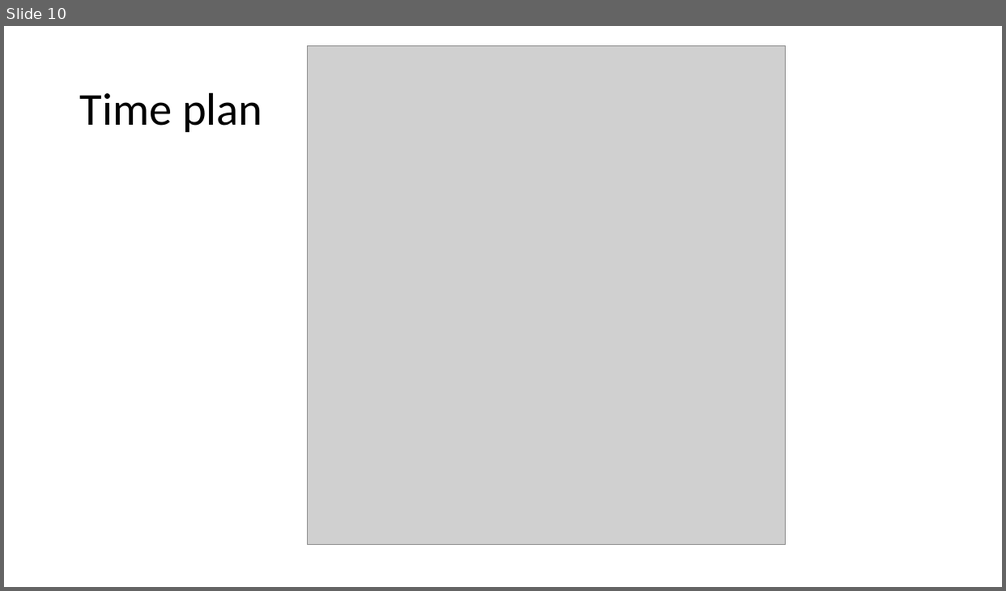
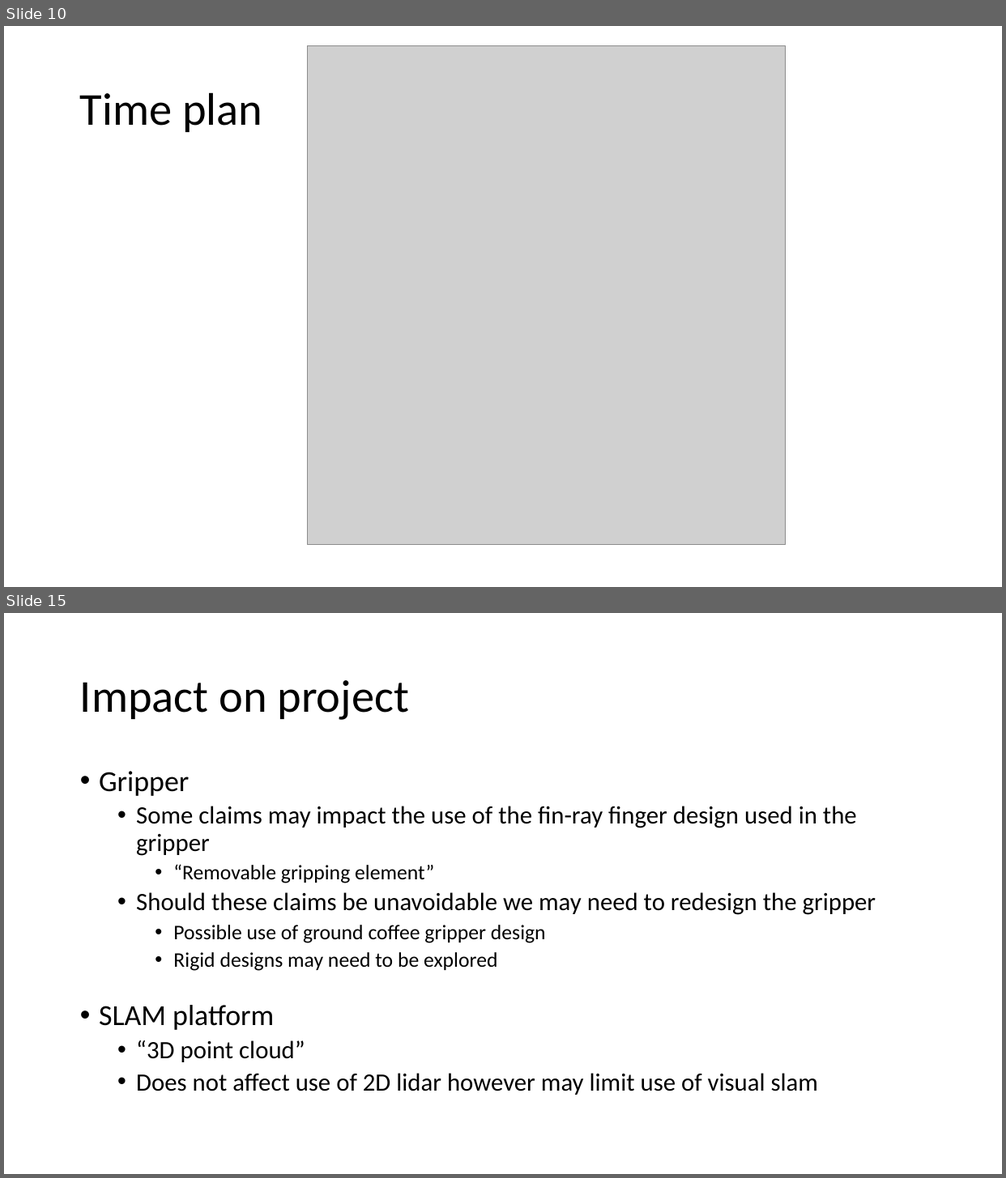
Before and after one commit to PROJ515/PROJ515-documentation, a slide deck: IP and exec plan presentation/IP-execc-plan-presentation.pptx. Shown one above the other, each under a label of ours: slide 10 before the commit, slides 10 and 15 after it; the slides between them are not shown. The pictures are 1006x591 and 1006x1178 pixels, drawn with LibreOffice and Linux fonts; fonts in the diff are those of the drawing; grey boxes stand for pictures. Boxes give left, top, right and bottom in pixels: in the first picture for what was removed or moved away, otherwise in the second. Text is boxed around its words. In the diff, an @@ line names an element or a change of style, - is before the commit and + after.

```diff
--- a/IP and exec plan presentation/IP-execc-plan-presentation.pptx
+++ b/IP and exec plan presentation/IP-execc-plan-presentation.pptx
@@ slide 15 added at [4, 613, 1002, 1174], background #FFFFFF @@
@@ title added at [80, 680, 408, 720], 44 pt, text #000000 @@
+Impact on project
@@ text added at [99, 771, 876, 1095], 24 pt, text #000000 @@
+• Gripper
+  • Some claims may impact the use of the fin-ray finger design used in the gripper
+    • “Removable gripping element”
+  • Should these claims be unavoidable we may need to redesign the gripper
+    • Possible use of ground coffee gripper design
+    • Rigid designs may need to be explored
+• SLAM platform
+  • “3D point cloud”
+  • Does not affect use of 2D lidar however may limit use of visual slam
```
Also in this commit, not shown: 5 other slides added, 1 slide removed, 5 other files.
